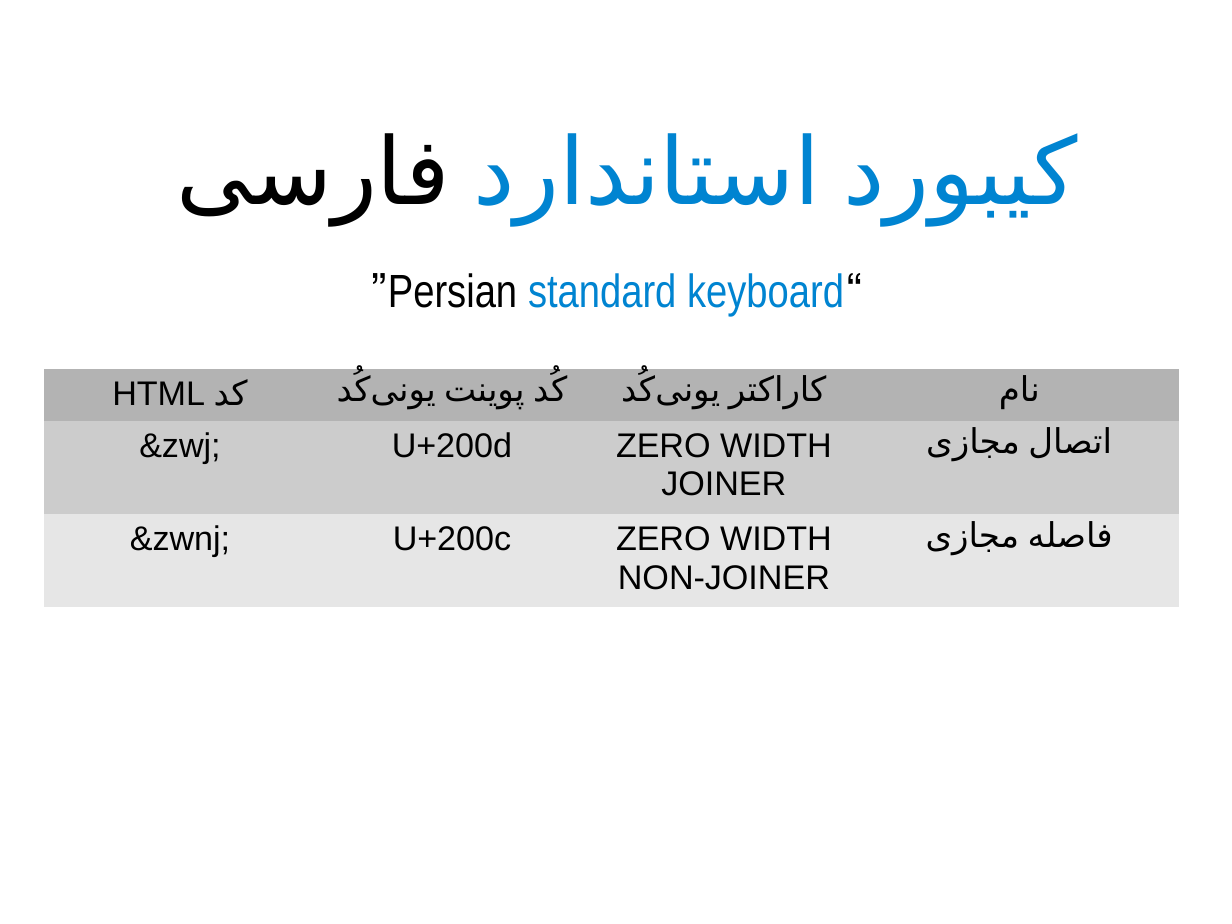
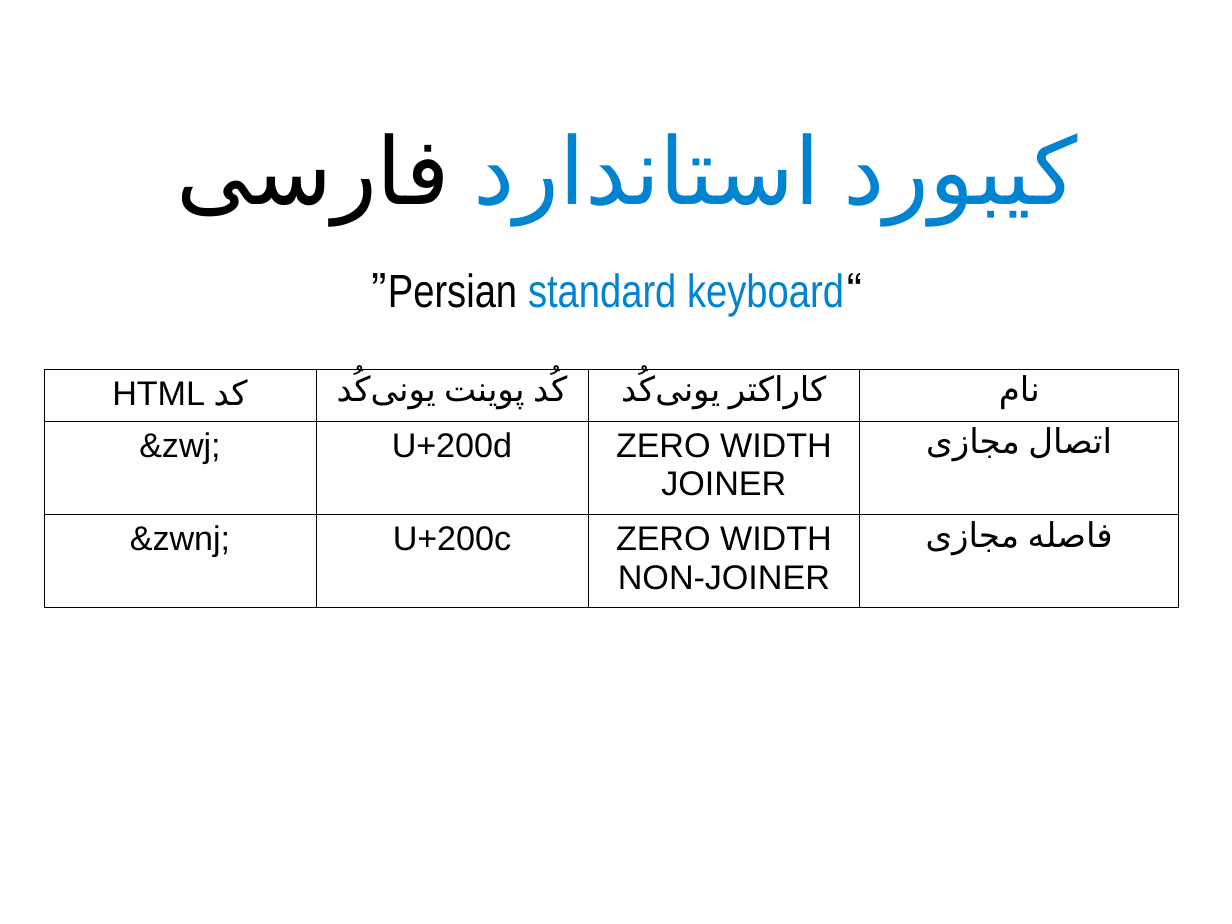
Before and after one commit to bijanebrahimi/unicode-presentation, a slide deck: slide 63 of unicode.odp (slide 62 before the commit). Drawn at 1232x924 pixels with LibreOffice and Linux fonts; fonts in the diff are those of the drawing. Boxes give left, top, right and bottom in pixels: in the first picture for what was removed or moved away, otherwise in the second. Text is boxed around its words. In the diff, an @@ line names an element or a change of style, - is before the commit and + after.

```diff
--- a/unicode.odp
+++ b/unicode.odp
@@ table at (x1=44, y1=369, x2=1177, y2=597) @@
@@ fill #B3B3B3 to none in row 1 @@
@@ fill #CCCCCC to none in row 2 @@
@@ fill #E6E6E6 to none in row 3 @@
@@ borders changed @@
```
Also in this commit, not shown: 6 other slides changed, 1 slide added, 1 other file.
